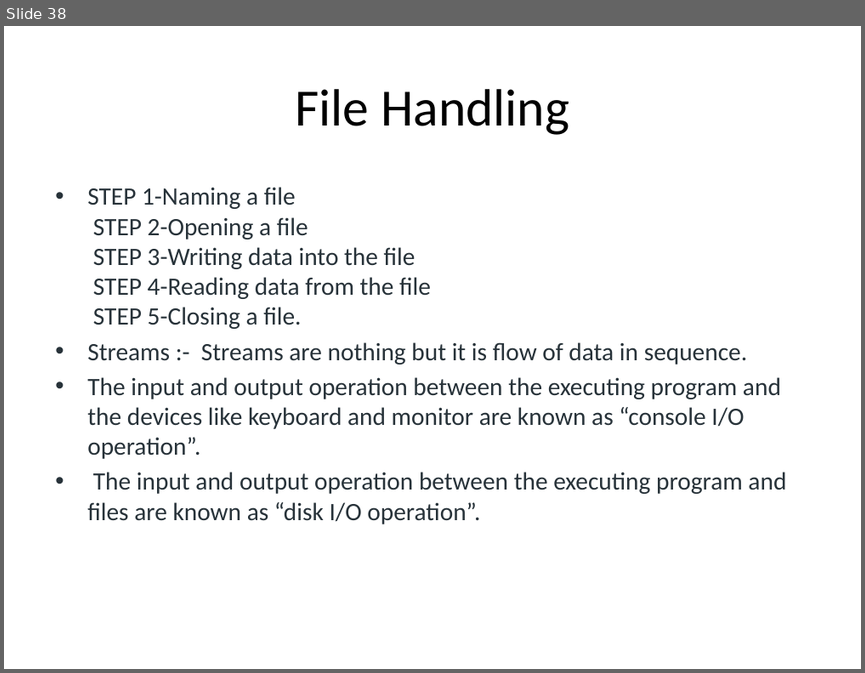
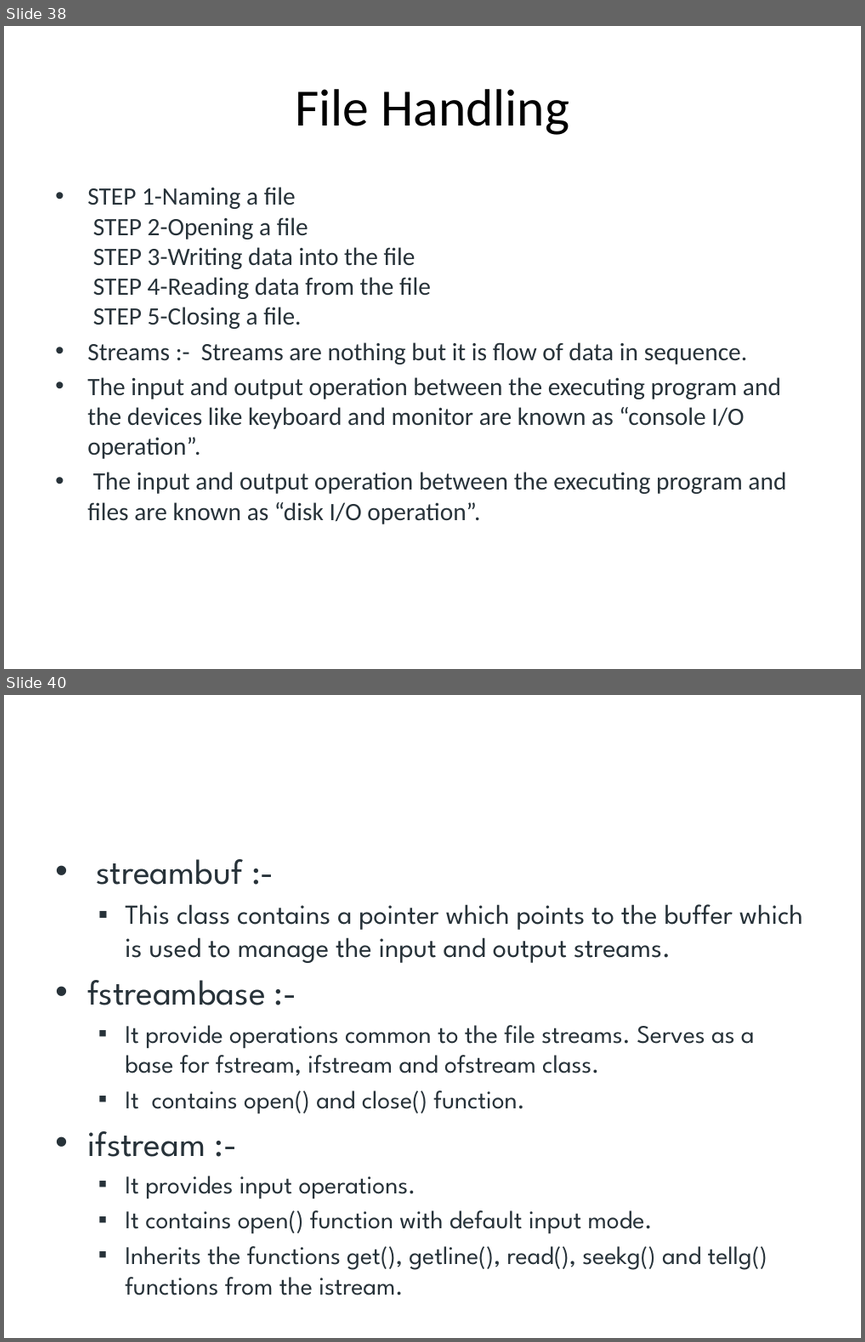
Before and after one commit to Bot-Anonymous/c-, a slide deck: c++.pptx. Shown one above the other, each under a label of ours: slide 38 before the commit, slides 38 and 40 after it; the slides between them are not shown. The pictures are 865x673 and 865x1342 pixels, drawn with LibreOffice and Linux fonts; fonts in the diff are those of the drawing. Boxes give left, top, right and bottom in pixels: in the first picture for what was removed or moved away, otherwise in the second. Text is boxed around its words. In the diff, an @@ line names an element or a change of style, - is before the commit and + after.

```diff
--- a/c++.pptx
+++ b/c++.pptx
@@ slide 40 added at [4, 695, 861, 1338], background #FFFFFF @@
@@ text added at [87, 859, 803, 1295], 21.3 pt, text #273239 @@
+• streambuf :-
+  ▪ This class contains a pointer which points to the buffer which is used to manage the input and output streams.
+• fstreambase :-
+  ▪ It provide operations common to the file streams. Serves as a base for fstream, ifstream and ofstream class.
+  ▪ It contains open() and close() function.
+• ifstream :-
+  ▪ It provides input operations.
+  ▪ It contains open() function with default input mode.
+  ▪ Inherits the functions get(), getline(), read(), seekg() and tellg() functions from the istream.
```
Also in this commit, not shown: 13 other slides added, 20 other files.
